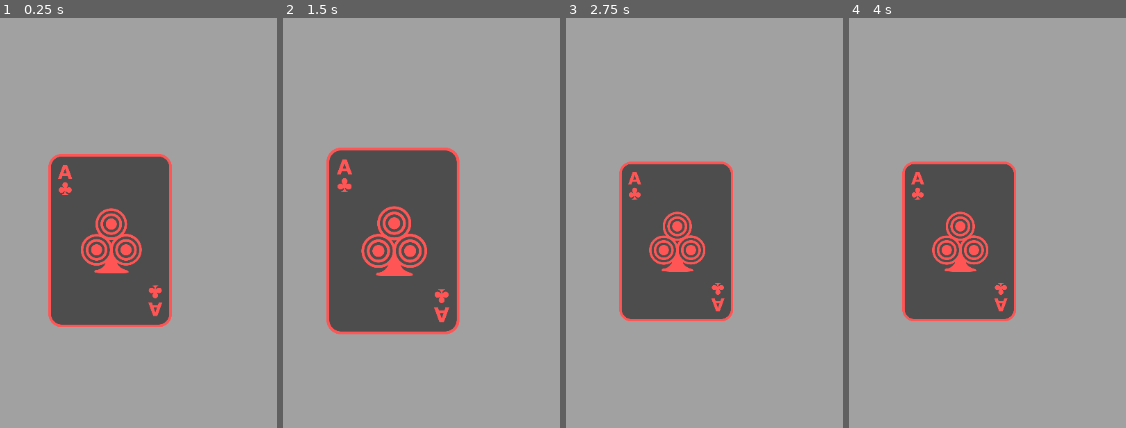
Above: before the commit, frames 1-4 (left to right).
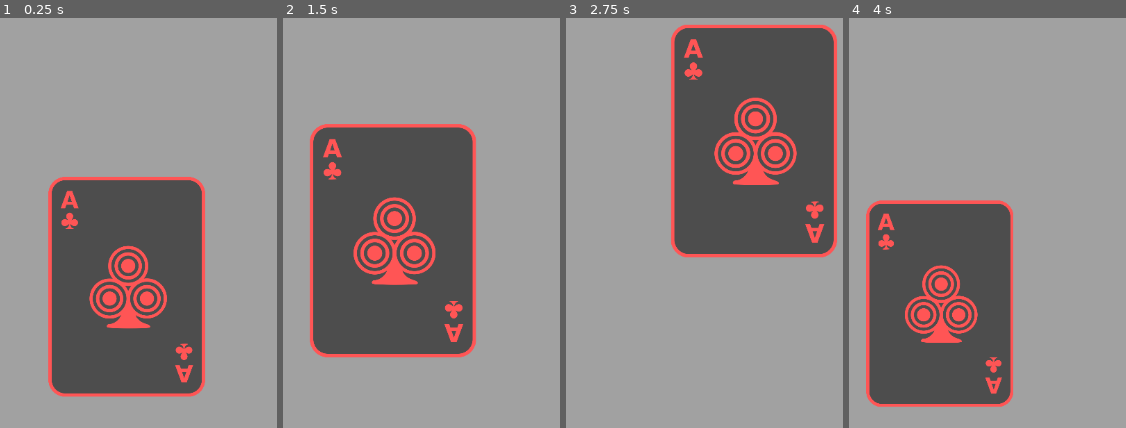
Above: after the commit, the same moments.

Repository: Zku11y/Liars-Bar-x-Balatro
Game: Godot game, scene res://Cards.tscn
Same seed, same stepped clock (60 frames per second), same inputs: the game is played once before the commit and once after it.
Inputs (mouse positions are in pixels of both pictures, inside the frame that each line leads up to):
- Up to frame 1 (0.25 s): no input
- Up to frame 2 (1.5 s): tap Enter at 0.5 s; move the mouse to (393, 239) at 0.52 s; press the mouse at (393, 239) at 0.53 s; hold D 0.53-1.28 s; move the mouse to (393, 239) at 1.27 s; release the mouse at (393, 239) at 1.28 s; click (393, 239) at 1.35 s
- Up to frame 3 (2.75 s): tap Space at 2 s; move the mouse to (754, 141) at 2.02 s; press the mouse at (754, 141) at 2.03 s; hold D from 2.03 s (still down)
- Up to frame 4 (4 s): move the mouse to (918, 329) at 2.77 s; release the mouse at (918, 329) at 2.78 s; click (918, 329) at 2.85 s; move the mouse to (outside the picture) at 3.52 s; release D at 3.53 s; press the mouse at (outside the picture) at 3.53 s

The runs differ from the first frame. In frame 1, 22% of the frame differs, in the area x 17-75%, y 33-93%; in frame 2, 17%; in frame 3, 41%, in the area x 19-98%, y 1-74%; in frame 4, 23%.

Commit message:
deck is done, clenup code then do game mechanics next

Diff:
--- a/liars-bar-x-balatro/Card.gd
+++ b/liars-bar-x-balatro/Card.gd
@@ -11,22 +11,26 @@
 var mouse_pos_2 = Vector2.ZERO
 var os_vel = 0
 var mouse_vel = Vector2.ZERO
-enum States {IDLE, PICKUP, PLAY}
+enum States {IDLE, PICKUP, TRANSITION, PLAY}
 var state : States = States.IDLE
 var new_state : States
 var pickedup := false
 var screen : Vector2
 var pos_before_pickup
 var card_size = self.size
+var last_state
+var transitioned := false
+const SIZE = Vector2(685 * 0.33, 960 * 0.33)
+
 
 func _ready() -> void:
 	og_scale = scale
 	old_pos = position
 	await get_tree().create_timer(3).timeout
-	pos_before_pickup = self.global_position
+	pos_before_pickup = self.position
 
 func _on_gui_input(event: InputEvent) -> void:
-	if event is InputEventMouseMotion && state == States.IDLE && Globals.active_card == null:
+	if event is InputEventMouseMotion && state == States.IDLE:
 		var mouse_pos = get_local_mouse_position()
 		var diff : Vector2 = (position + size) - mouse_pos
 		var move_dir_x = remap(mouse_pos.x, 0.0, size.x, 0, 1)
@@ -41,28 +45,30 @@
 
 func _process(delta: float) -> void:
 	screen = get_viewport_rect().size
-	velocity = (position - old_pos) / delta
+	#velocity = (position - old_pos) / delta
+	#os_vel += velocity.normalized().x * 1
+	#var force = (-spring * dp) - (damp * os_vel)
+	#os_vel += force * delta
+	var direction = position - old_pos
+	card.rotation = lerp(card.rotation, direction.x / 100, 0.4)
 	old_pos = position
-	os_vel += velocity.normalized().x * 1
-	var force = (-spring * dp) - (damp * os_vel)
-	os_vel += force * delta
-	dp += os_vel * delta
-	if state == States.IDLE:
-		card.rotation = lerp(dp, 0.0, 1)
-	else:
-		card.rotation = dp
-	#print(self.rotation)
+	#print(state, last_state, transitioned)
+	#if state == States.IDLE:
+		#card.rotation = lerp(card.rotation, 0.0, 1)
+	#else:
+		#dp += os_vel * delta
+		#card.rotation = dp
+	##print(self.rotation)
 	pass
 
 func _physics_process(delta: float) -> void:
-
 	set_state()
 	state_behavior()
 
 
 
 func _on_mouse_entered() -> void:
-	if state != States.IDLE || Globals.active_card:
+	if state == States.PICKUP:
 		return
 	if !pop_up:
 		var tween = get_tree().create_tween().set_ease(Tween.EASE_OUT).set_trans(Tween.TRANS_ELASTIC)
@@ -72,7 +78,7 @@
 
 
 func _on_mouse_exited() -> void:
-	if state != States.IDLE || Globals.active_card:
+	if state != States.IDLE:
 		return
 	var tween = get_tree().create_tween().set_ease(Tween.EASE_OUT).set_trans(Tween.TRANS_ELASTIC)
 	tween.tween_property(self, "scale", og_scale - Vector2(0.02, 0.02), 0.5)
@@ -83,32 +89,21 @@
 
 func set_state():
 
-
 	if pickedup && Input.is_action_pressed("left_click"):
-		if Globals.active_card == null:
-			Globals.active_card = self
-		elif Globals.active_card != null:
-			return
 		new_state = States.PICKUP
-		#print("picked up")
-
 	elif Input.is_action_just_released("left_click"):
-		if Globals.active_card == self:
-			Globals.active_card = null
 		new_state = States.IDLE
-		#print("putdown")
-
-
 
 
 
 func state_behavior():
-	var last_state := state
+	last_state = state
 	state = new_state
-	if state == States.PICKUP:
+	print(state, " picked up? ", pickedup)
+	if state == States.IDLE:
+		return
+	elif state == States.PICKUP:
 		pickup()
-	elif state == States.IDLE && pos_before_pickup:
-		self.global_position = lerp(self.global_position, pos_before_pickup, 0.1)
 
 
 func pickup():
@@ -125,6 +120,7 @@
 
 
 
+
 func _on_area_2d_mouse_entered() -> void:
 	pickedup = true
 
--- a/liars-bar-x-balatro/Card_hand.gd
+++ b/liars-bar-x-balatro/Card_hand.gd
@@ -1,7 +1,7 @@
 extends ColorRect
 @onready var button: Button = $"../../Button"
 
-const card_scene = preload("res://no_animation_card.tscn")
+const card_scene = preload("res://Cards.tscn")
 var hand_ratio
 var hand = []
 var hand_count = 5
@@ -12,35 +12,36 @@
 
 
 func _process(delta: float) -> void:
-	print(self.size)
+	pass
+	#print(self.size)
 
-func draw(n):
-	for i in range(n):
-		var cards = card_scene.instantiate()
-		cards.name = str("card_", i)
-		self.add_child(cards)
-		hand.append(cards)
-		print(hand.size())
-		update_cards()
+func draw():
+	var cards = card_scene.instantiate()
+	cards.name = str("card_", self.get_child_count())
+	self.add_child(cards)
+	hand.append(cards)
+	#print(hand.size())
+	update_cards()
 
 
 
 func update_cards():
 	var cards = hand.size()
-	var cards_space = no_anim.SIZE.x * cards + x_sep * (cards - 1)
+	var cards_space = Card.SIZE.x * cards + x_sep * (cards - 1)
 	var final_sep := x_sep
 
 	if size.x < cards_space:
-		final_sep = (size.x - (no_anim.SIZE.x * cards)) / (cards - 1)
+		final_sep = (size.x - (Card.SIZE.x * cards)) / (cards - 1)
 		cards_space = size.x
 
 	var offset = (size.x - cards_space) / 2
-
-	for i in cards:
-		var card_i = hand[i]
-		card_i.position.x = offset + no_anim.SIZE.x * i + final_sep * i
+	for i in range(cards):
+		var card_i = get_child(i)
+		card_i.position.x = offset + (Card.SIZE.x + final_sep) * i
+		#print("card " ,i , " position = ", card_i.position.x)
+	print(offset, " size of first card = ", hand[0].position.x)
 	pass
 
 
 func _on_button_pressed() -> void:
-	draw(1)
+	draw()
--- a/liars-bar-x-balatro/Cards.tscn
+++ b/liars-bar-x-balatro/Cards.tscn
@@ -20,20 +20,18 @@
 material = SubResource("ShaderMaterial_ytyg5")
 use_parent_material = true
 anchors_preset = -1
-anchor_left = 0.502
-anchor_top = 0.5
-anchor_right = 0.502
-anchor_bottom = 0.5
-offset_left = -344.804
-offset_top = -480.0
-offset_right = 340.196
-offset_bottom = 480.0
+anchor_left = 0.422
+anchor_top = 0.307
+anchor_right = 0.577
+anchor_bottom = 0.693
+offset_left = -225.144
+offset_top = -287.936
+offset_right = 281.296
+offset_bottom = 421.936
 grow_horizontal = 2
 grow_vertical = 2
-scale = Vector2(0.26, 0.26)
-pivot_offset = Vector2(346, 481)
-size_flags_horizontal = 4
-size_flags_vertical = 4
+scale = Vector2(0.330018, 0.330018)
+pivot_offset = Vector2(342, 480)
 texture = ExtResource("2_1joog")
 script = ExtResource("3_bqydt")
 metadata/_edit_horizontal_guides_ = [161.0]
@@ -41,7 +39,7 @@
 
 [node name="Area2D" type="Area2D" parent="."]
 position = Vector2(1129.13, 365.827)
-scale = Vector2(2286.82, 85.7507)
+scale = Vector2(2285.67, 85.856)
 
 [node name="CollisionShape2D" type="CollisionShape2D" parent="Area2D"]
 position = Vector2(-0.344135, 1.33274)
--- a/liars-bar-x-balatro/hand3.tscn
+++ b/liars-bar-x-balatro/hand3.tscn
@@ -18,10 +18,10 @@
 anchor_top = 1.0
 anchor_right = 0.5
 anchor_bottom = 1.0
-offset_left = -948.0
-offset_top = -478.0
-offset_right = 252.0
-offset_bottom = -262.0
+offset_left = -700.0
+offset_top = -332.0
+offset_right = 500.0
+offset_bottom = -116.0
 grow_horizontal = 2
 grow_vertical = 0
 scale = Vector2(0.851146, 0.851146)
--- a/liars-bar-x-balatro/project.godot
+++ b/liars-bar-x-balatro/project.godot
@@ -20,7 +20,6 @@
 
 [display]
 
-window/size/mode=3
 window/stretch/mode="viewport"
 window/stretch/aspect="expand"
 
@@ -34,4 +33,5 @@
 
 [rendering]
 
+textures/canvas_textures/default_texture_filter=0
 environment/defaults/default_clear_color=Color(0.629675, 0.629675, 0.629675, 1)
